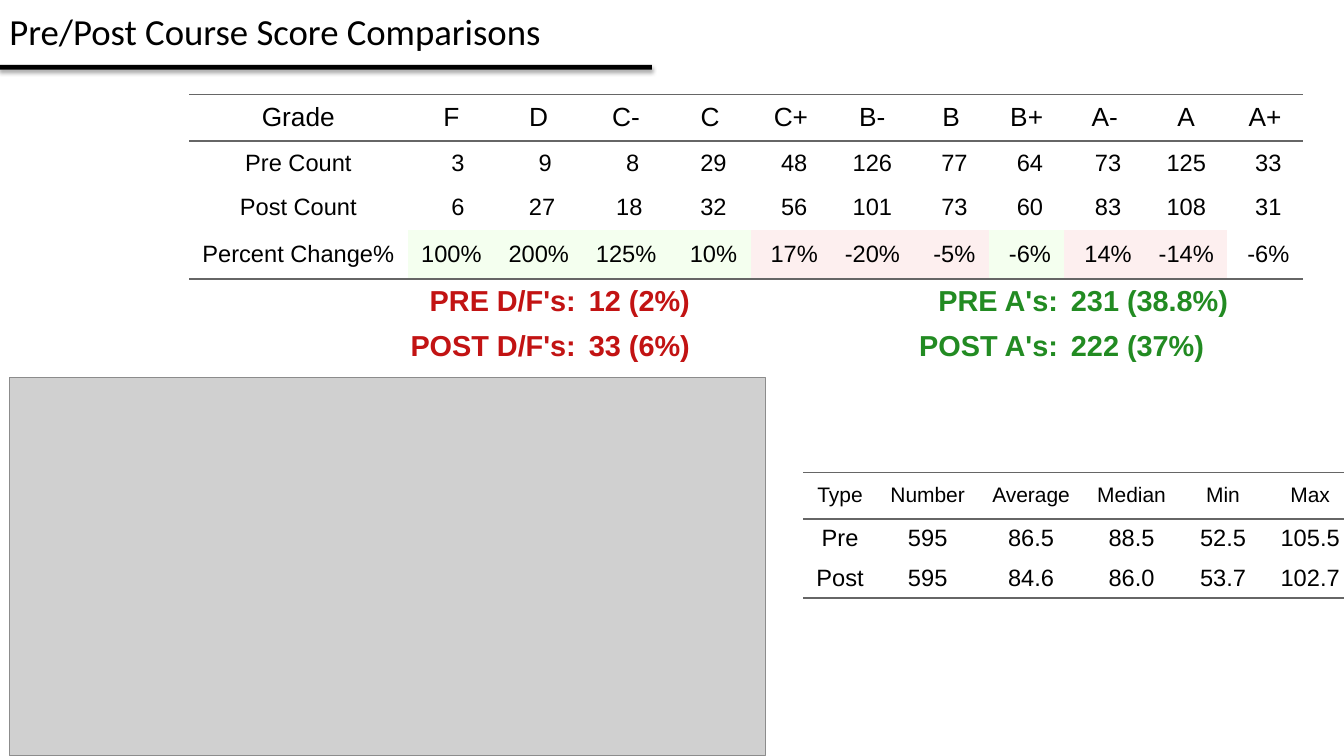
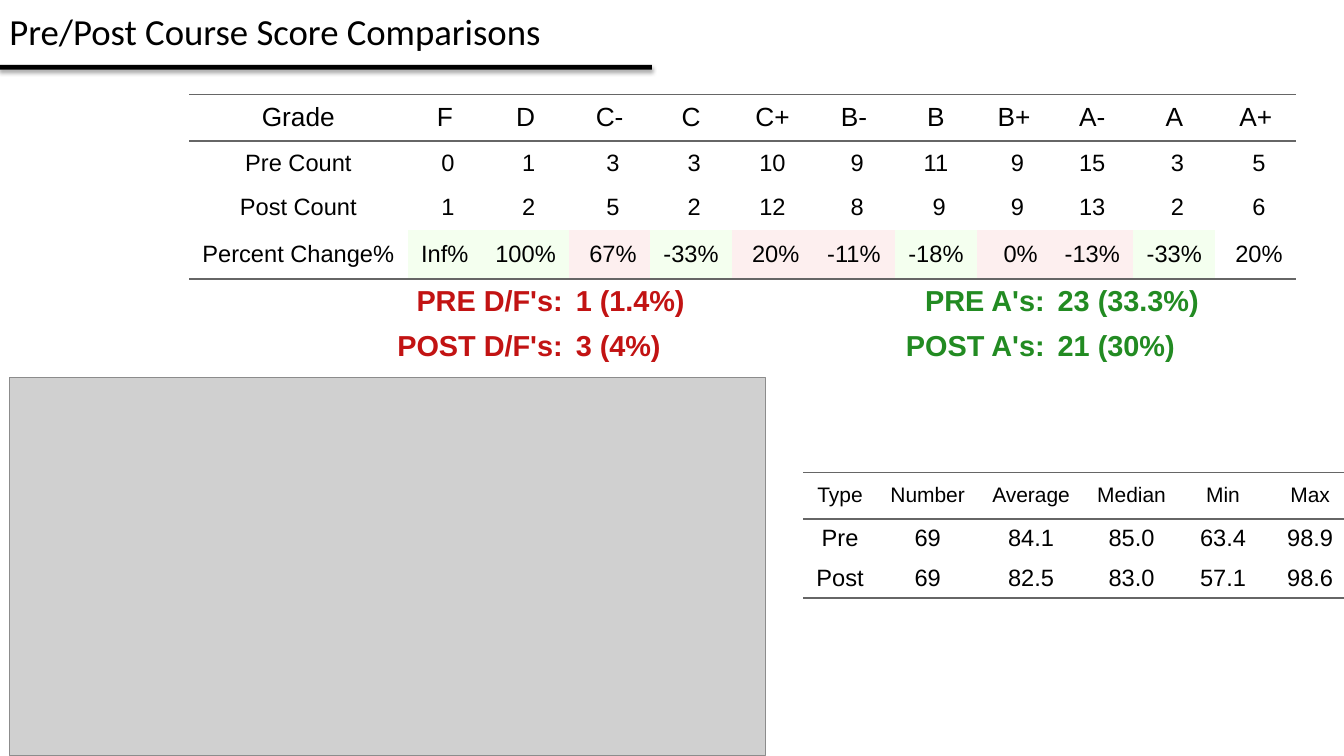
Before and after one commit to kfilip10/grade-analysis-tool-win, a slide deck: slide 2 of shiny/Grade Brief - PH2X1 - WPR .pptx. Drawn at 1344x756 pixels with LibreOffice and Linux fonts; fonts in the diff are those of the drawing; grey boxes stand for pictures. Boxes give left, top, right and bottom in pixels: in the first picture for what was removed or moved away, otherwise in the second. Text is boxed around its words. In the diff, an @@ line names an element or a change of style, - is before the commit and + after.

```diff
--- a/shiny/Grade Brief - PH2X1 - WPR .pptx
+++ b/shiny/Grade Brief - PH2X1 - WPR .pptx
@@ table at box(189, 95, 1299, 378) @@
-row 2: Pre Count | 3 | 9 | 8 | 29 | 48 | 126 | 77 | 64 | 73 | 125 | 33
+row 2: Pre Count | 0 | 1 | 3 | 3 | 10 | 9 | 11 | 9 | 15 | 3 | 5
-row 3: Post Count | 6 | 27 | 18 | 32 | 56 | 101 | 73 | 60 | 83 | 108 | 31
+row 3: Post Count | 1 | 2 | 5 | 2 | 12 | 8 | 9 | 9 | 13 | 2 | 6
-row 4: Percent Change% | 100% | 200% | 125% | 10% | 17% | -20% | -5% | -6% | 14% | -14% | -6%
+row 4: Percent Change% | Inf% | 100% | 67% | -33% | 20% | -11% | -18% | 0% | -13% | -33% | 20%
-row 5, column 4: 12 (2%)
+row 5, column 4: 1 (1.4%)
-row 5, column 10: 231 (38.8%)
+row 5, column 10: 23 (33.3%)
-row 6, column 4: 33 (6%)
+row 6, column 4: 3 (4%)
-row 6, column 10: 222 (37%)
+row 6, column 10: 21 (30%)
@@ fill #F4FFEF to #FDEFEF in 2 cells @@
@@ fill #FDEFEF to #F4FFEF in 2 cells @@
@@ table: place and size @@
-table at box(189, 95, 1303, 378)
+table at box(189, 95, 1299, 378)
@@ table at box(803, 473, 1344, 756) @@
-row 2: Pre | 595 | 86.5 | 88.5 | 52.5 | 105.5
+row 2: Pre | 69 | 84.1 | 85.0 | 63.4 | 98.9
-row 3: Post | 595 | 84.6 | 86.0 | 53.7 | 102.7
+row 3: Post | 69 | 82.5 | 83.0 | 57.1 | 98.6
```
Also in this commit, not shown: 4 other slides changed, 12 slides removed, 22 other files.
